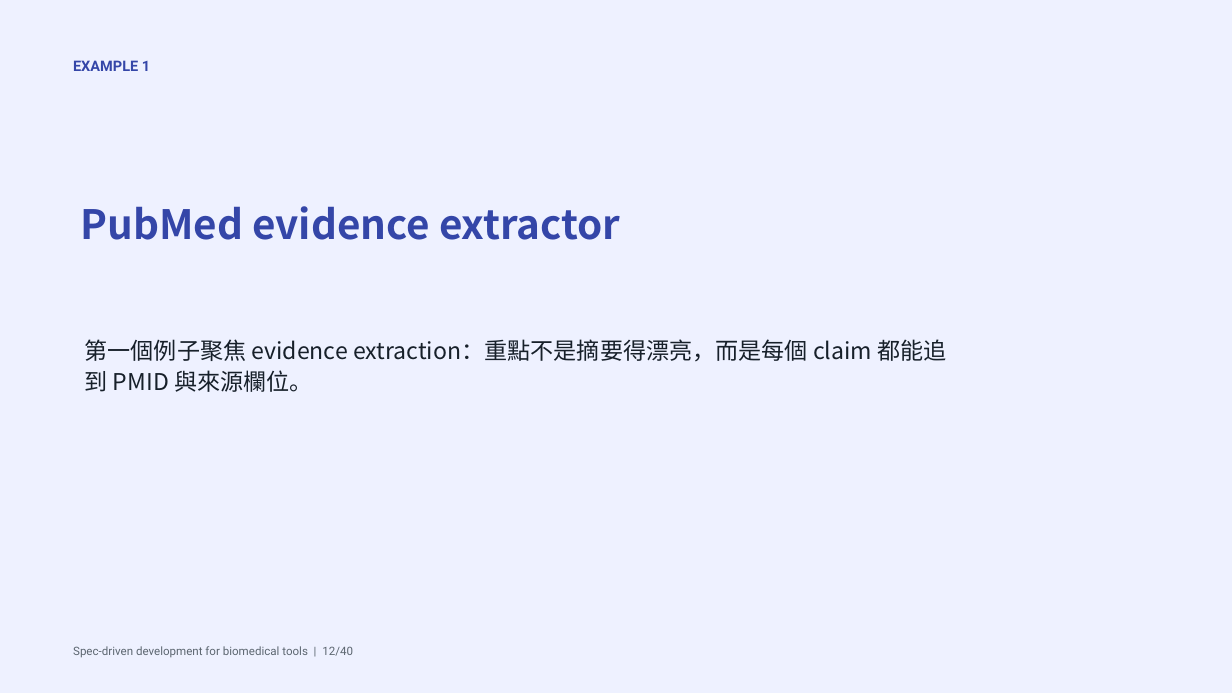
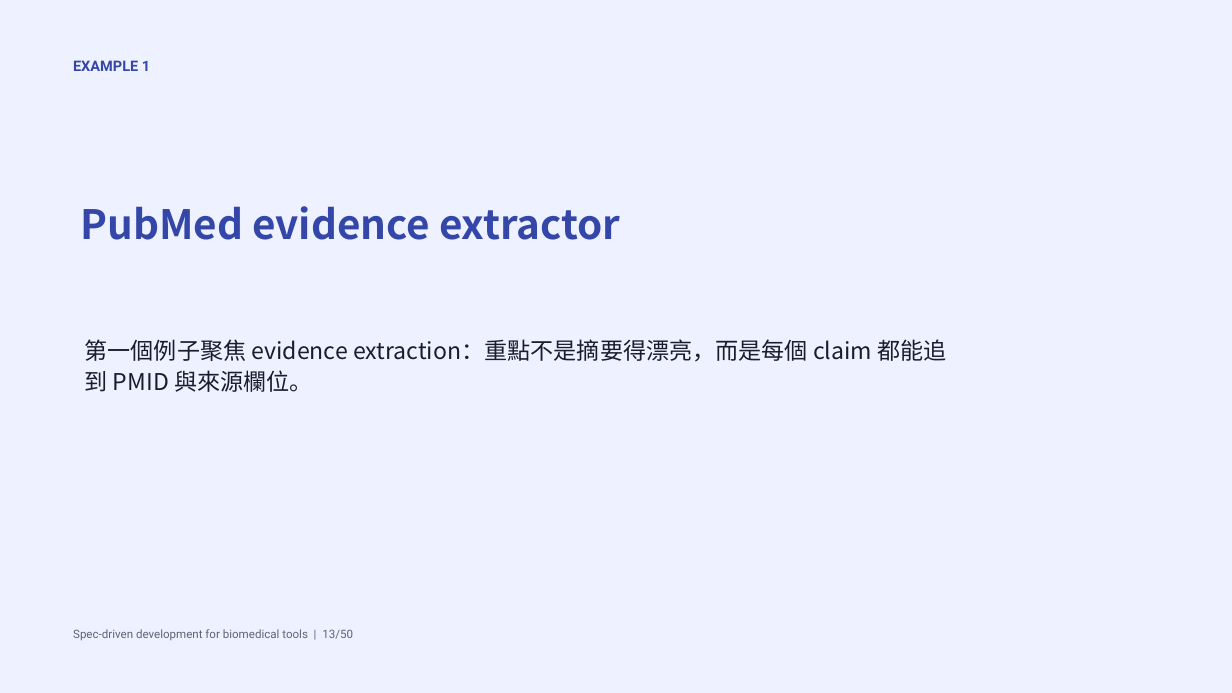
Before and after one commit to godkin1211/LLM_applications_on_BioMedicalData, a slide deck: slide 13 of slides/lesson-08-spec-driven-development-biomedical-tools.pptx (slide 12 before the commit). Drawn at 1232x693 pixels with LibreOffice and Linux fonts; fonts in the diff are those of the drawing. Boxes give left, top, right and bottom in pixels: in the first picture for what was removed or moved away, otherwise in the second. Text is boxed around its words. In the diff, an @@ line names an element or a change of style, - is before the commit and + after.

```diff
--- a/slides/lesson-08-spec-driven-development-biomedical-tools.pptx
+++ b/slides/lesson-08-spec-driven-development-biomedical-tools.pptx
@@ text at bbox=[73, 629, 353, 641]: text changed @@
-Spec-driven development for biomedical tools | 12/40
+Spec-driven development for biomedical tools | 13/50
```
Also in this commit, not shown: 37 other slides changed, 12 slides added, 2 slides removed, 2 other files.
